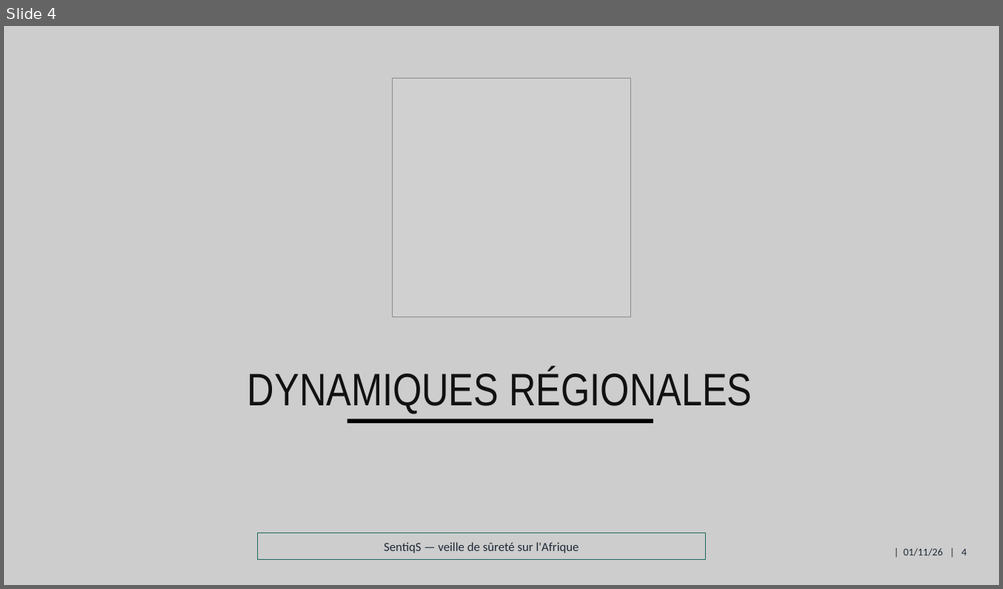
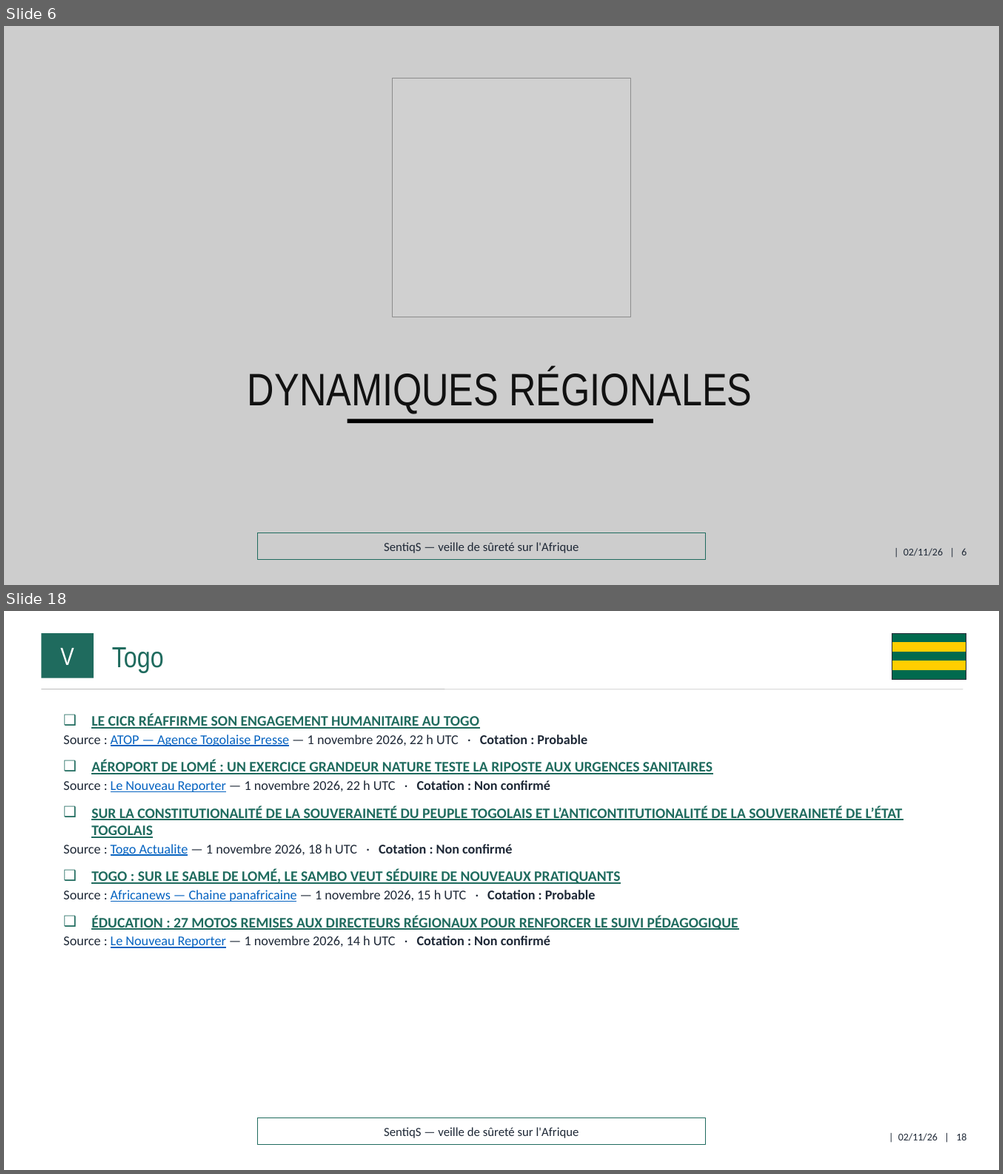
Before and after one commit to ytl1-ops/SentiqS, a slide deck: web/rapports/mensuel/2026-11.pptx. Shown one above the other, each under a label of ours: slide 4 before the commit, slides 6 and 18 after it; the slides between them are not shown. The pictures are 1003x589 and 1003x1174 pixels, drawn with LibreOffice and Linux fonts; fonts in the diff are those of the drawing; grey boxes stand for pictures. Boxes give left, top, right and bottom in pixels: in the first picture for what was removed or moved away, otherwise in the second. Text is boxed around its words. In the diff, an @@ line names an element or a change of style, - is before the commit and + after.

```diff
--- a/web/rapports/mensuel/2026-11.pptx
+++ b/web/rapports/mensuel/2026-11.pptx
@@ slide 18 added at bbox=[4, 611, 999, 1170], background #FFFFFF @@
@@ rectangle added at bbox=[41, 633, 94, 678], fill #1F6B5E, 24 pt, text #FFFFFF @@
+V
@@ text added at bbox=[112, 647, 164, 672], 28 pt, text #1F6B5E @@
+Togo
@@ rectangle added at bbox=[892, 633, 966, 642], fill #006A4E, outline #006A4E 1 pt @@
@@ rectangle added at bbox=[892, 642, 966, 651], fill #FFCE00, outline #FFCE00 1 pt @@
@@ rectangle added at bbox=[892, 652, 966, 661], fill #006A4E, outline #006A4E 1 pt @@
@@ rectangle added at bbox=[892, 633, 966, 680], outline #1F2937 0.5 pt @@
@@ rectangle added at bbox=[892, 661, 966, 670], fill #FFCE00, outline #FFCE00 1 pt @@
@@ rectangle added at bbox=[892, 671, 966, 680], fill #006A4E, outline #006A4E 1 pt @@
@@ line added from (41, 689) to (963, 689), #A3A3A3 0.5 pt @@
@@ text added at bbox=[63, 714, 902, 948], 14 pt, text #1F6B5E, bold, underline @@
+❑ LE CICR RÉAFFIRME SON ENGAGEMENT HUMANITAIRE AU TOGO
+  ▪ Source : ATOP — Agence Togolaise Presse — 1 novembre 2026, 22 h UTC · Cotation : Probable
+❑ AÉROPORT DE LOMÉ : UN EXERCICE GRANDEUR NATURE TESTE LA RIPOSTE AUX URGENCES SANITAIRES
+  ▪ Source : Le Nouveau Reporter — 1 novembre 2026, 22 h UTC · Cotation : Non confirmé
+❑ SUR LA CONSTITUTIONALITÉ DE LA SOUVERAINETÉ DU PEUPLE TOGOLAIS ET L’ANTICONTITUTIONALITÉ DE LA SOUVERAINETÉ DE L’ÉTAT TOGOLAIS
+  ▪ Source : Togo Actualite — 1 novembre 2026, 18 h UTC · Cotation : Non confirmé
+❑ TOGO : SUR LE SABLE DE LOMÉ, LE SAMBO VEUT SÉDUIRE DE NOUVEAUX PRATIQUANTS
+  ▪ Source : Africanews — Chaine panafricaine — 1 novembre 2026, 15 h UTC · Cotation : Probable
+❑ ÉDUCATION : 27 MOTOS REMISES AUX DIRECTEURS RÉGIONAUX POUR RENFORCER LE SUIVI PÉDAGOGIQUE
+  ▪ Source : Le Nouveau Reporter — 1 novembre 2026, 14 h UTC · Cotation : Non confirmé
@@ rectangle added at bbox=[258, 1119, 706, 1145], outline #1F6B5E 0.75 pt, 12 pt, text #1F2937 @@
+SentiqS — veille de sûreté sur l'Afrique
@@ text added at bbox=[898, 1133, 966, 1142], 10 pt, text #1F2937 @@
+| 02/11/26 | 18
@@ what was slide 4 is now slide 6 @@
@@ slide 6 changed as well @@
@@ text at bbox=[903, 548, 966, 557]: text changed @@
-| 01/11/26 | 4
+| 02/11/26 | 6
```
Also in this commit, not shown: 13 other slides changed, 11 other slides added, 11 other files.
